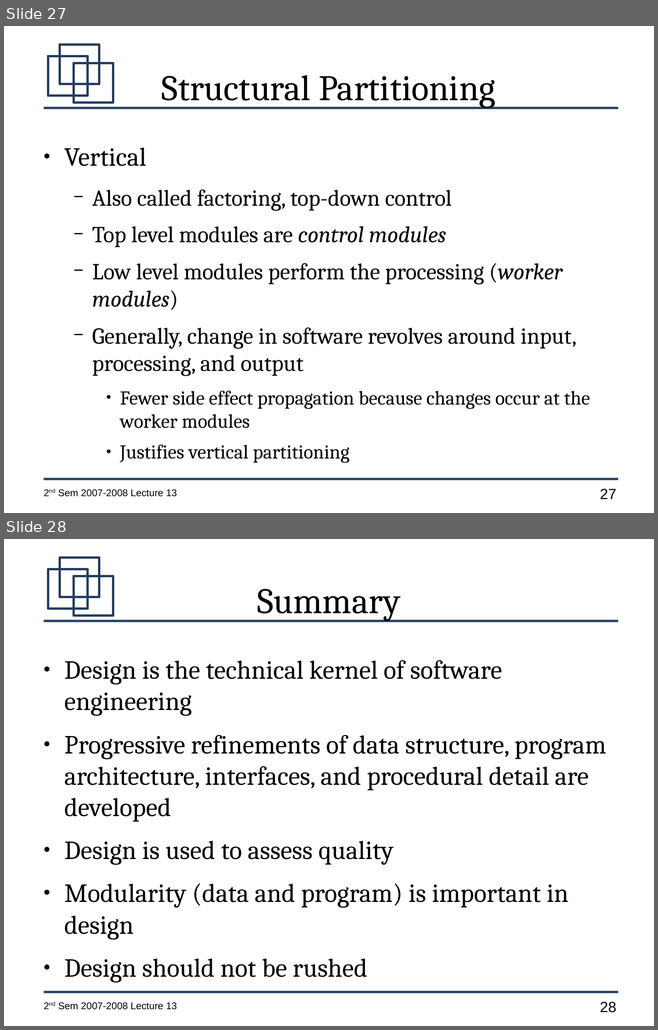
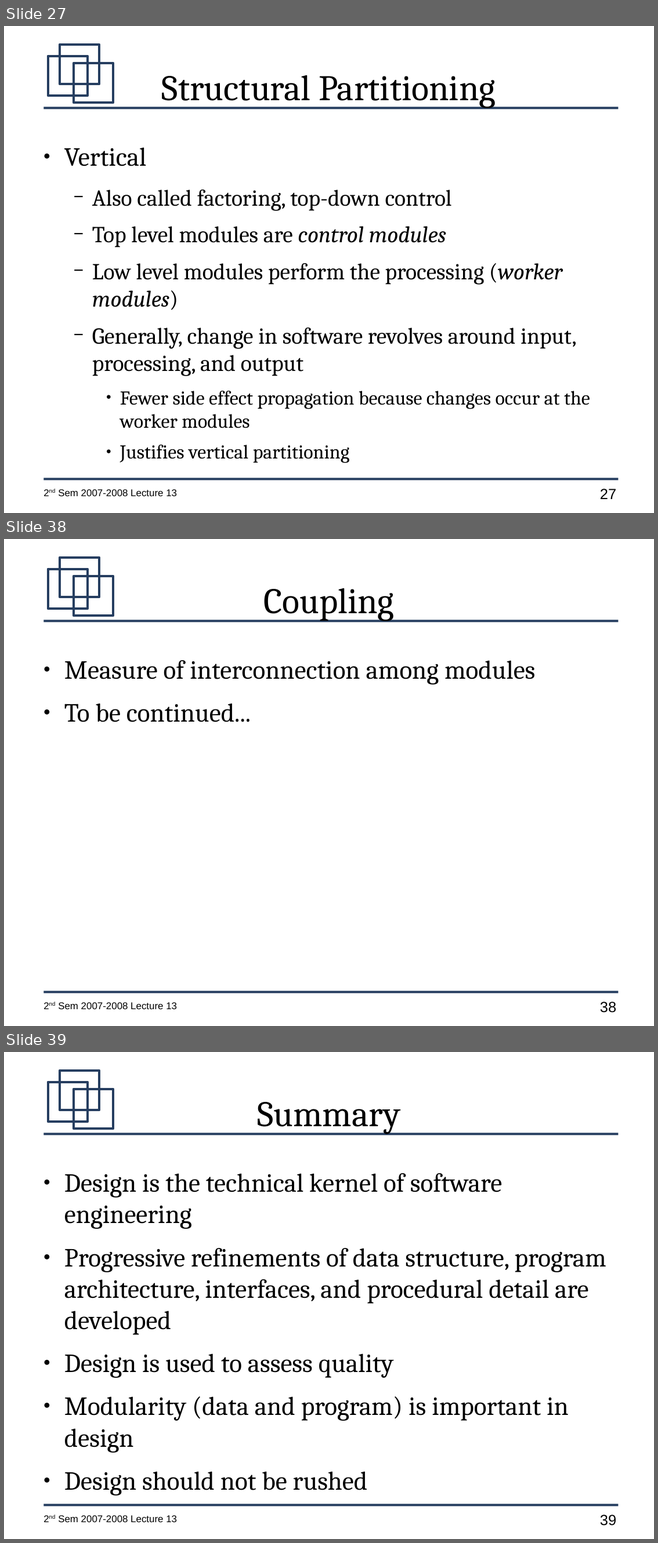
Before and after one commit to jachermocilla/jach-homepage, a slide deck: CMSC128-2nd-Sem-2007-L13.odp. Shown one above the other, each under a label of ours: slides 27 and 28 before the commit, slides 27, 38 and 39 after it; the slides between them are not shown. The pictures are 658x1030 and 658x1543 pixels, drawn with LibreOffice and Linux fonts; fonts in the diff are those of the drawing. Boxes give left, top, right and bottom in pixels: in the first picture for what was removed or moved away, otherwise in the second. Text is boxed around its words. In the diff, an @@ line names an element or a change of style, - is before the commit and + after.

```diff
--- a/CMSC128-2nd-Sem-2007-L13.odp
+++ b/CMSC128-2nd-Sem-2007-L13.odp
@@ slide 38 added at (4,539,654,1026), background #FFFFFF; not listed: 7 template elements that a slide beside it also shows @@
@@ title added at (263,588,394,621), 44 pt, text #000000 @@
+Coupling
@@ text added at (64,660,535,722), 32 pt, text #000000 @@
+● Measure of interconnection among modules
+● To be continued...
@@ what was slide 28 is now slide 39 @@
@@ page number at (600,1515,616,1526): text changed @@
-28
+39
```
Also in this commit, not shown: 10 other slides added.
